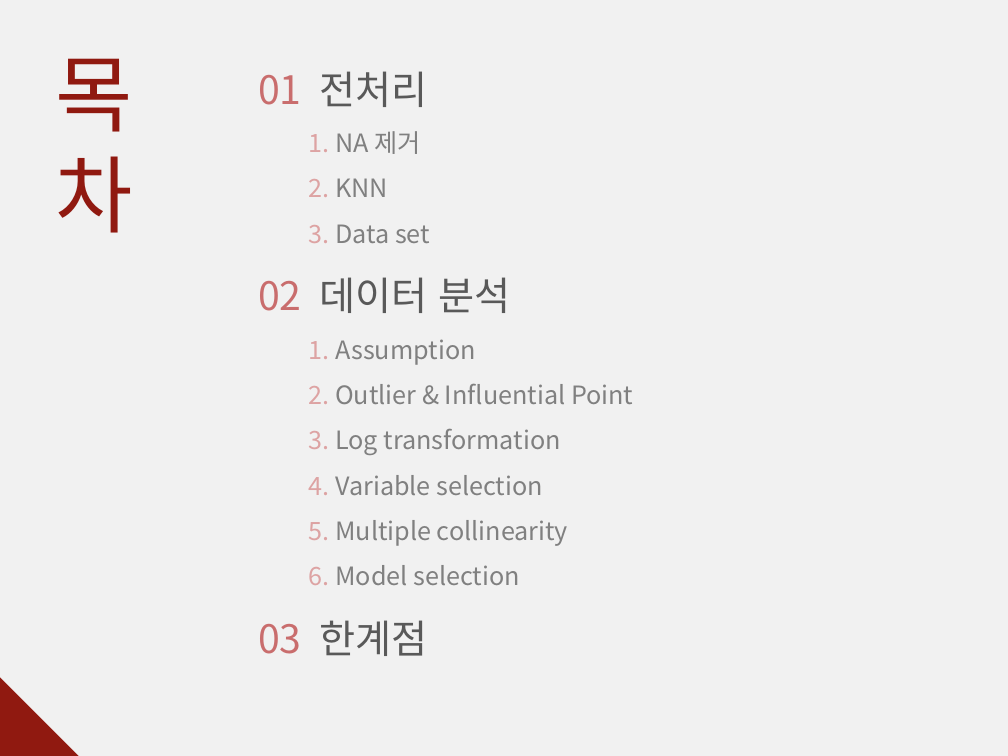
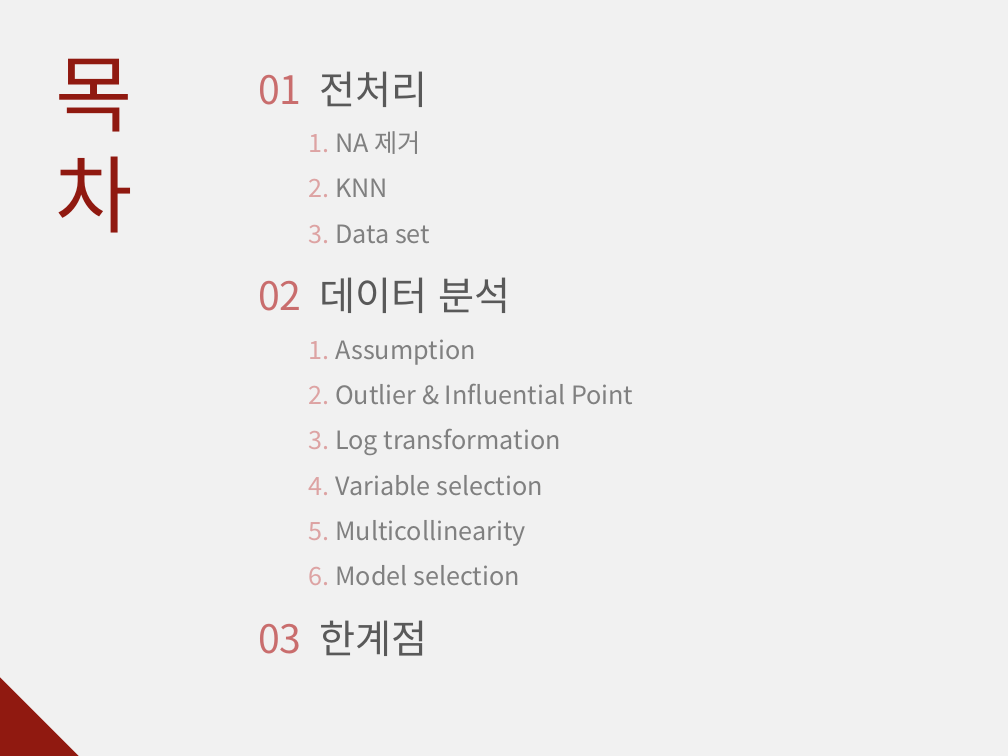
Before and after one commit to JE-Sim/new_bigdata_set, a slide deck: slide 2 of 회귀분석.pptx. Drawn at 1008x756 pixels with LibreOffice and Linux fonts; fonts in the diff are those of the drawing. Boxes give left, top, right and bottom in pixels: in the first picture for what was removed or moved away, otherwise in the second. Text is boxed around its words. In the diff, an @@ line names an element or a change of style, - is before the commit and + after.

```diff
--- a/회귀분석.pptx
+++ b/회귀분석.pptx
@@ text at [309, 520, 525, 546]: text changed @@
-  5. Multiple collinearity
+  5. Multicollinearity
```
Also in this commit, not shown: 1 other slide changed.
